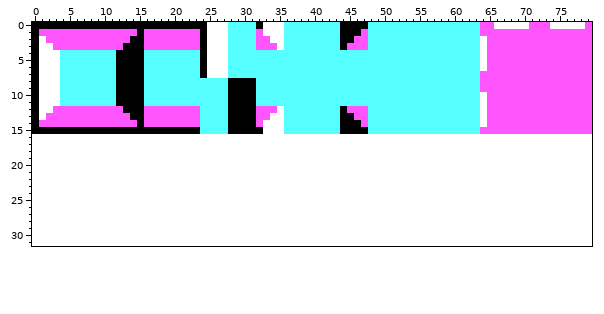
Two versions of one sprite sheet, dev/bitmaps/tileset.png. The first picture shows the starting point.
The file is 80x16 pixels. The old version is drawn lined up with the new one, on the new canvas.
The same view after the edit:
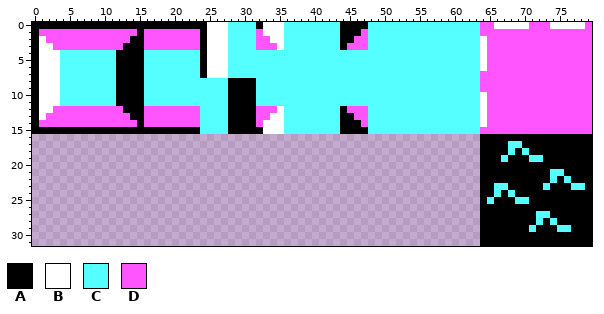
Palette (. is transparent): A #000000  B #ffffff  C #55ffff  D #ff55ff
What changed:
{"change": "canvas 80x16 -> 80x32"}
{"y":16,"x":64,"old":"................","new":"AAAAAAAAAAAAAAAA"}
{"y":17,"x":64,"old":"................","new":"AAAACCAAAAAAAAAA"}
{"y":18,"x":64,"old":"................","new":"AAAACACAAAAAAAAA"}
{"y":19,"x":64,"old":"................","new":"AAACAAACCAAAAAAA"}
{"y":20,"x":64,"old":"................","new":"AAAAAAAAAAAAAAAA"}
{"y":21,"x":64,"old":"................","new":"AAAAAAAAAACCAAAA"}
{"y":22,"x":64,"old":"................","new":"AAAAAAAAAACACAAA"}
{"y":23,"x":64,"old":"................","new":"AACCAAAAACAAACCA"}
{"y":24,"x":64,"old":"................","new":"AACACAAAAAAAAAAA"}
{"y":25,"x":64,"old":"................","new":"ACAAACCAAAAAAAAA"}
{"y":26,"x":64,"old":"................","new":"AAAAAAAAAAAAAAAA"}
{"y":27,"x":64,"old":"................","new":"AAAAAAAACCAAAAAA"}
{"y":28,"x":64,"old":"................","new":"AAAAAAAACACAAAAA"}
{"y":29,"x":64,"old":"................","new":"AAAAAAACAAACCAAA"}
{"y":30,"x":64,"old":"................","new":"AAAAAAAAAAAAAAAA"}
{"y":31,"x":64,"old":"................","new":"AAAAAAAAAAAAAAAA"}
{"label":"added","picture_box":[480,134,592,246]}
